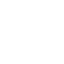
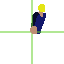
Two versions of the same layered image (64px x 64px). Layer-by-layer changes:
added layer "head copy" above "Centre head" over [38, 4, 45, 12]
added layer "Centre head" above "Centre" over [30, 26, 37, 34]
added layer "Centre" (50%) above "ground" over [0, 0, 64, 64]
added group "Body" with 5 layers above "Legs" over [26, 6, 50, 38]
added layer "run_4" (2nd of 4, in "Body") in group "Body" over [31, 8, 46, 34]
hid group "BACK ARM" (1st of 2) (5 layers) over [31, 11, 61, 35]
